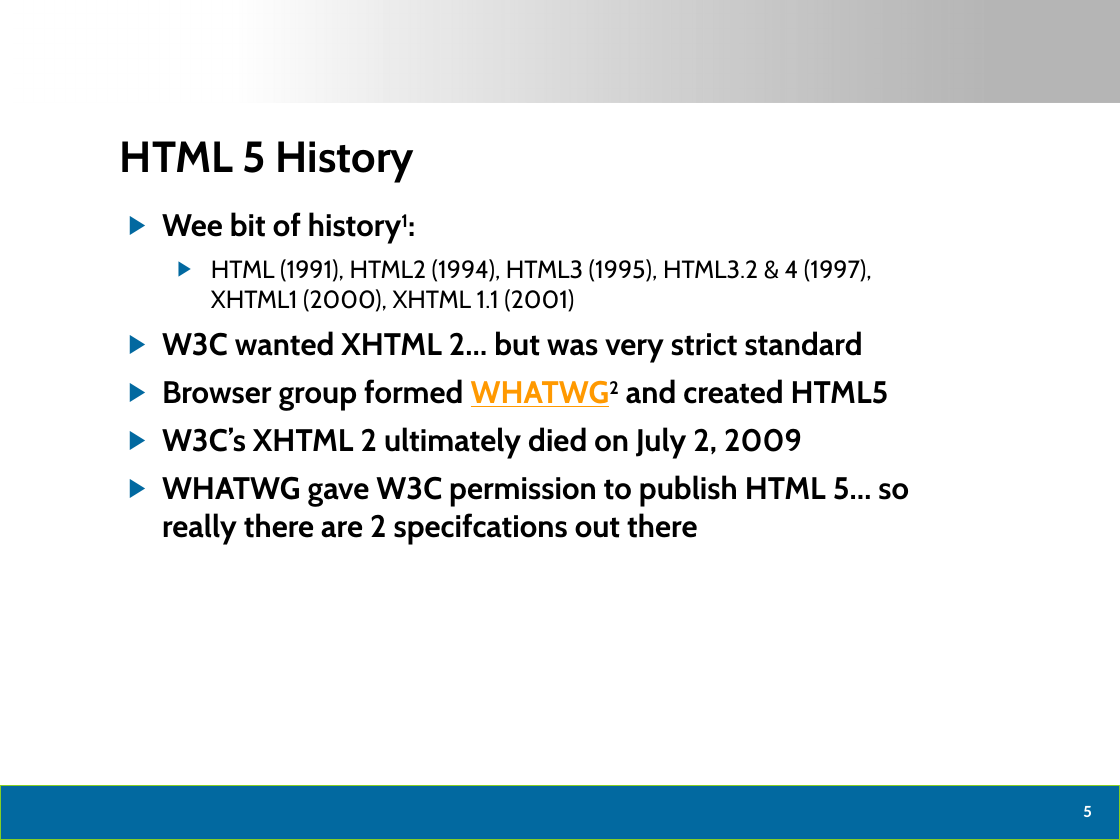
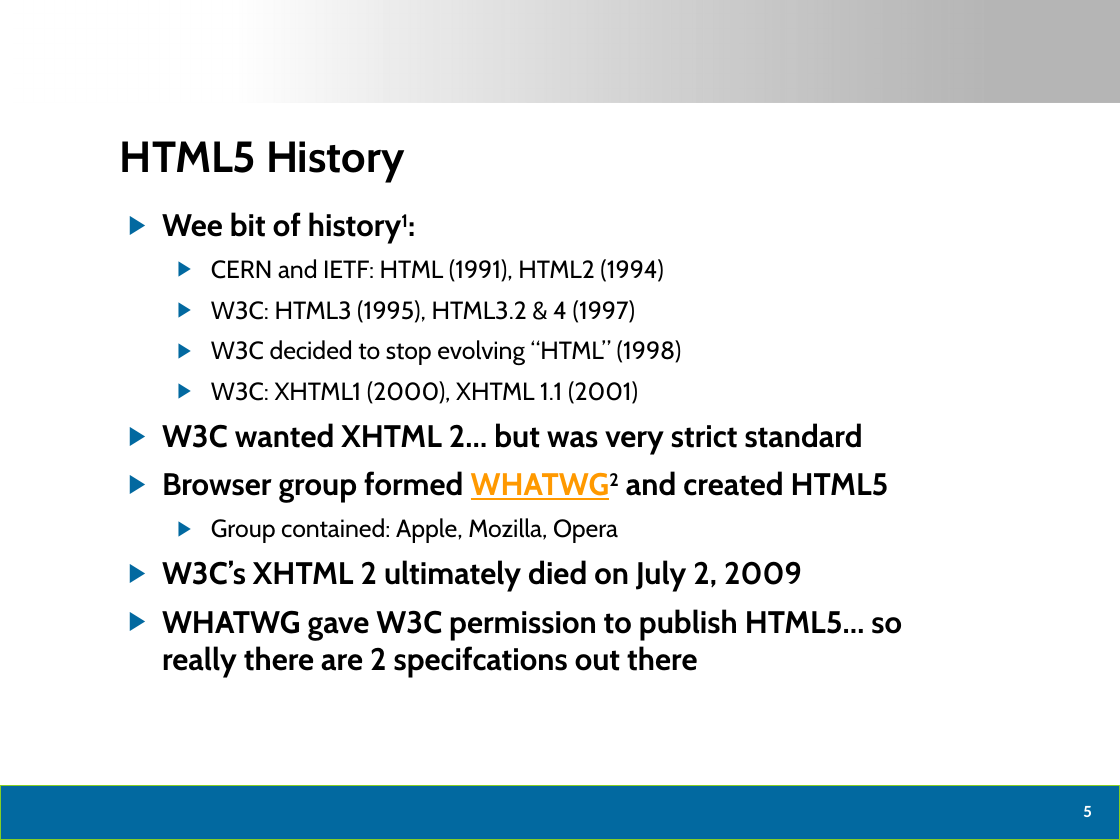
Before and after one commit to dtomyn/HTML5Demo1, a slide deck: slide 6 of Docs/2012 - Live360 Event Review (NEWER).pptx. Drawn at 1120x840 pixels with LibreOffice and Linux fonts; fonts in the diff are those of the drawing; background and template pictures are left out. Boxes give left, top, right and bottom in pixels: in the first picture for what was removed or moved away, otherwise in the second. Text is boxed around its words. In the diff, an @@ line names an element or a change of style, - is before the commit and + after.

```diff
--- a/Docs/2012 - Live360 Event Review (NEWER).pptx
+++ b/Docs/2012 - Live360 Event Review (NEWER).pptx
@@ title at (x1=120, y1=141, x2=404, y2=183): spaces changed @@
-HTML 5 History
+HTML5 History
@@ text at (x1=211, y1=259, x2=682, y2=404): text changed @@
-  ▶ HTML (1991), HTML2 (1994), HTML3 (1995), HTML3.2 & 4 (1997), XHTML1 (2000), XHTML 1.1 (2001)
+  ▶ CERN and IETF: HTML (1991), HTML2 (1994)
+  ▶ W3C: HTML3 (1995), HTML3.2 & 4 (1997)
+  ▶ W3C decided to stop evolving “HTML” (1998)
+  ▶ W3C: XHTML1 (2000), XHTML 1.1 (2001)
@@ text at (x1=211, y1=518, x2=618, y2=543): paragraph added @@
+  ▶ Group contained: Apple, Mozilla, Opera
@@ text at (x1=162, y1=609, x2=902, y2=677): spaces changed @@
-▶ WHATWG gave W3C permission to publish HTML 5… so really there are 2 specifcations out there
+▶ WHATWG gave W3C permission to publish HTML5… so really there are 2 specifcations out there
```
Also in this commit, not shown: 18 other slides changed, 12 other files.
